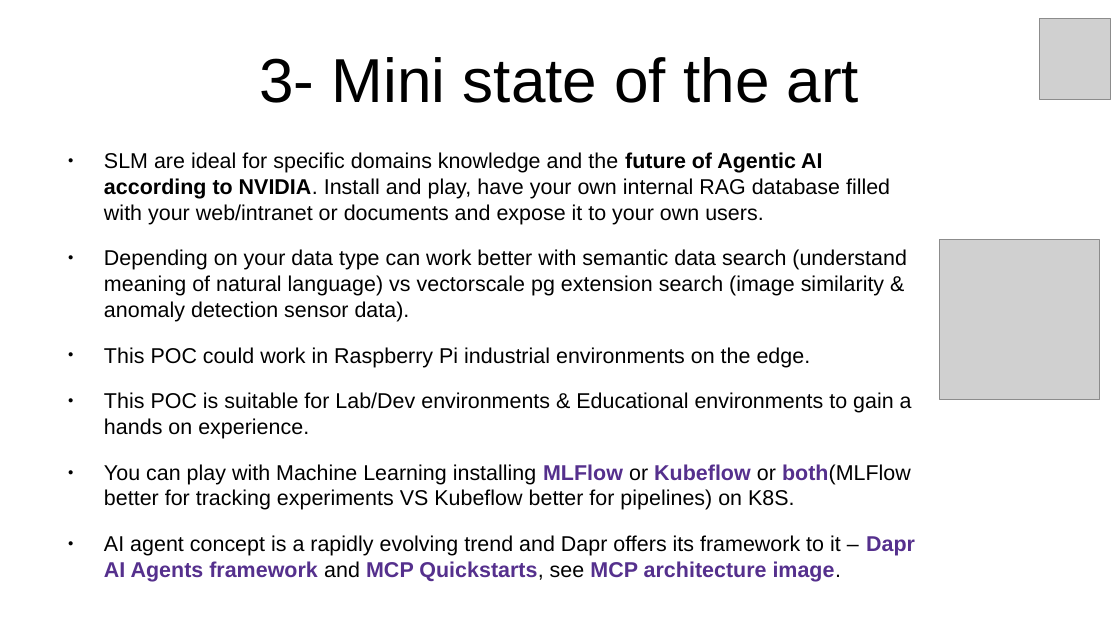
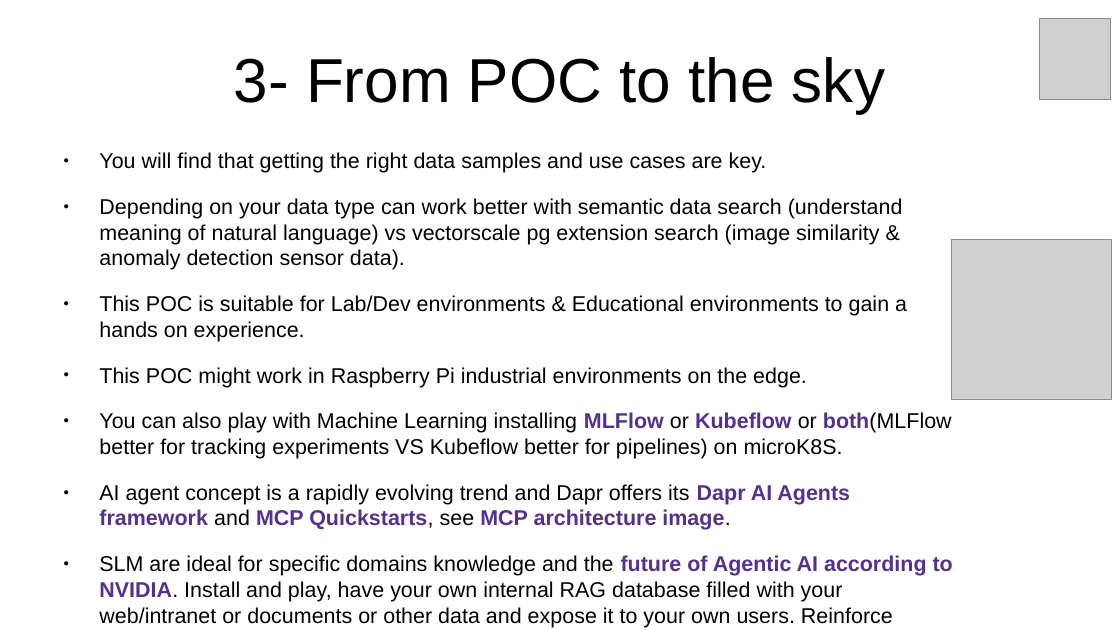
Before and after one commit to inigokintana/homelab-2-prod-ai-golden-path, a slide deck: slide 7 of docs/Presentation-homelab-2-prod-ai-golden-path.odp. Drawn at 1120x630 pixels with LibreOffice and Linux fonts; fonts in the diff are those of the drawing; grey boxes stand for pictures. Boxes give left, top, right and bottom in pixels: in the first picture for what was removed or moved away, otherwise in the second. Text is boxed around its words. In the diff, an @@ line names an element or a change of style, - is before the commit and + after.

Commit message:
document updates

```diff
--- a/docs/Presentation-homelab-2-prod-ai-golden-path.odp
+++ b/docs/Presentation-homelab-2-prod-ai-golden-path.odp
@@ title at <box>234,57,885,113</box>: text changed @@
-3- Mini state of the art
+3- From POC to the sky
@@ text added at <box>99,152,953,624</box>, 15.2 pt, text #000000 @@
+● You will find that getting the right data samples and use cases are key.
+● Depending on your data type can work better with semantic data search (understand meaning of natural language) vs vectorscale pg extension search (image similarity & anomaly detection sensor data).
+● This POC is suitable for Lab/Dev environments & Educational environments to gain a hands on experience.
+● This POC might work in Raspberry Pi industrial environments on the edge.
+● You can also play with Machine Learning installing MLFlow or Kubeflow or both(MLFlow better for tracking experiments VS Kubeflow better for pipelines) on microK8S.
+● AI agent concept is a rapidly evolving trend and Dapr offers its Dapr AI Agents framework and MCP Quickstarts, see MCP architecture image.
+● SLM are ideal for specific domains knowledge and the future of Agentic AI according to NVIDIA. Install and play, have your own internal RAG database filled with your web/intranet or documents or other data and expose it to your own users. Reinforce feedback & learning.
+● RAG architectures vs AI Agents vs Agentic AI and AI design patterns
+● AI agents are 10% AI and 90% software engineering iceberg
@@ text removed at <box>104,152,915,582</box> @@
-● SLM are ideal for specific domains knowledge and the future of Agentic AI according to NVIDIA. Install and play, have your own internal RAG database filled with your web/intranet or documents and expose it to your own users.
-● Depending on your data type can work better with semantic data search (understand meaning of natural language) vs vectorscale pg extension search (image similarity & anomaly detection sensor data).
-● This POC could work in Raspberry Pi industrial environments on the edge.
-● This POC is suitable for Lab/Dev environments & Educational environments to gain a hands on experience.
-● You can play with Machine Learning installing MLFlow or Kubeflow or both(MLFlow better for tracking experiments VS Kubeflow better for pipelines) on K8S.
-● AI agent concept is a rapidly evolving trend and Dapr offers its framework to it – Dapr AI Agents framework and MCP Quickstarts, see MCP architecture image.
@@ picture: place and size @@
-picture at <box>940,240,1100,400</box>
+picture at <box>952,240,1112,400</box>
```
Also in this commit, not shown: 8 other slides changed, 4 other files.
